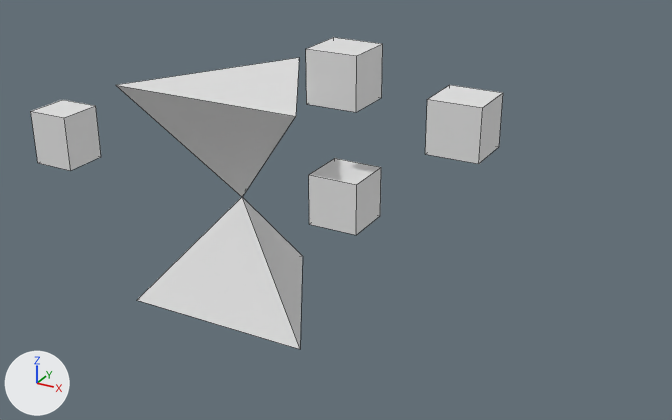
Renders of the Blender file assets/2.blend from each side of a commit.
Both versions are drawn from a camera (50 mm lens) standing at (3.32, -6.15, 4.16) and looking at (-0.22, 0.27, 0.95). Every picture has the same lights, and +X, +Y and +Z are marked at lower left. Mesh edges are drawn as thin lines.

Names of what the first picture shows: 'Cube', 'bottom', 'top'.
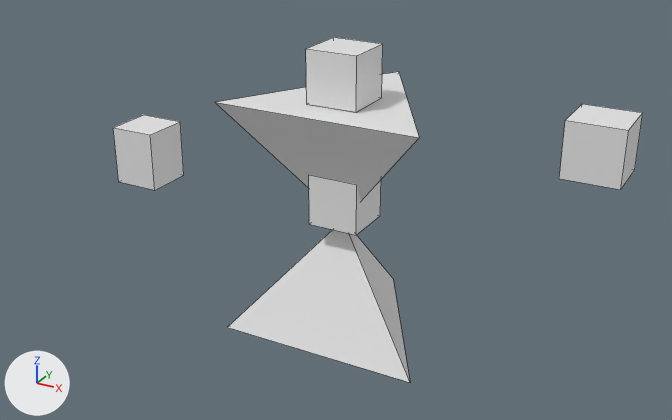
Patch to the scene script:
```diff
--- a/assets/2.blend.py
+++ b/assets/2.blend.py
@@ ob_cube @@
 ob_cube = bpy.data.objects.new('Cube', me_circle)
-ob_cube.location = (-1.0, 0.0, 0.0)
+ob_cube.location = (0.0, 0.0, 0.0)
```

What differs and where, as boxes [x1, y1, x2, y2] in the pictures (672 x 420 px):
'Cube', moved: before [31, 58, 503, 349]; after [113, 72, 643, 382]
